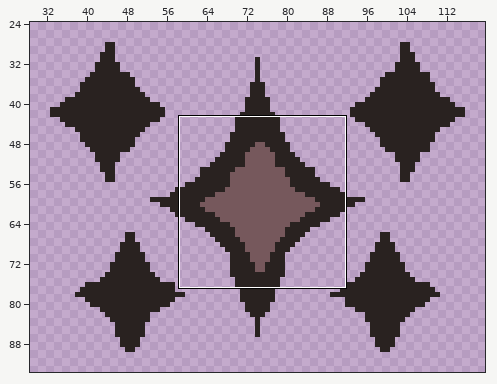
Two versions of one sprite sheet, src/assets/textures/cards/Blessed Rain.png. Above: a wide view before the commit, with the close-up outlined.
Close-up. Before:
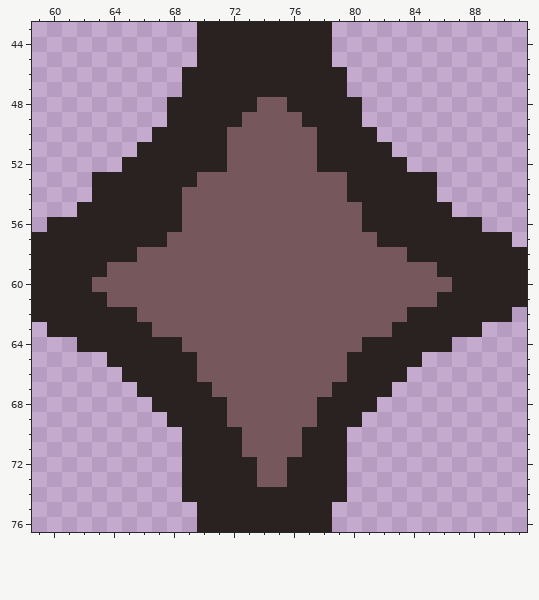
The file is 150x200 pixels. Shown: x 59..91, y 43..76. The wide view leaves out empty margins.
Once edited:
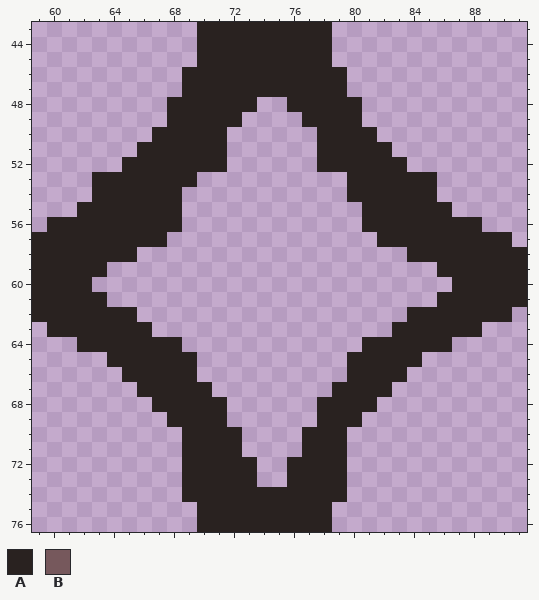
Palette (. is transparent): A #292220  B #76585c
Changes in this commit:
y 48: x 74..75 BB -> ..
y 49: x 73..76 BBBB -> ....
y 50..52: x 72..77 BBBBBB -> ......
y 53: x 70..79 BBBBBBBBBB -> ..........
y 54: x 69..79 BBBBBBBBBBB -> ...........
y 55..56: x 69..80 BBBBBBBBBBBB -> ............
y 57: x 68..81 BBBBBBBBBBBBBB -> ..............
y 58: x 66..83 BBBBBBBBBBBBBBBBBB -> ..................
y 59: x 64..85 BBBBBBBBBBBBBBBBBBBBBB -> ......................
y 60: x 63..86 BBBBBBBBBBBBBBBBBBBBBBBB -> ........................
y 61: x 64..85 BBBBBBBBBBBBBBBBBBBBBB -> ......................
y 62: x 66..83 BBBBBBBBBBBBBBBBBB -> ..................
y 63: x 67..82 BBBBBBBBBBBBBBBB -> ................
y 64: x 69..80 BBBBBBBBBBBB -> ............
y 65..66: x 70..79 BBBBBBBBBB -> ..........
y 67: x 71..78 BBBBBBBB -> ........
y 68..69: x 72..77 BBBBBB -> ......
y 70..71: x 73..76 BBBB -> ....
y 72..73: x 74..75 BB -> ..
